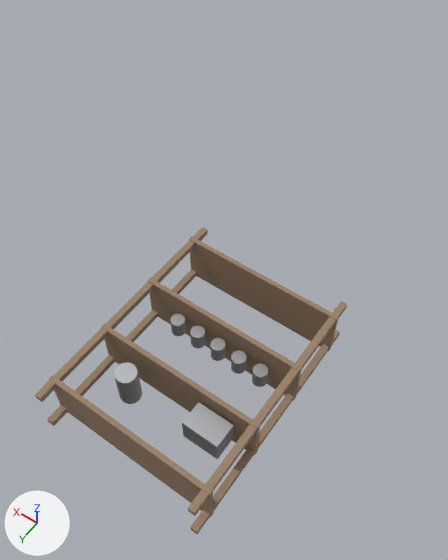
A saved change to the glTF model assets/models/furniture_shelving.glb.
Before and after are seen from a 50 mm lens placed at (-1.44, 2.63, 3.81), pointed at (-0.08, 0.72, 0.81). Every picture has the same lights, and +X, +Y and +Z are marked at lower left. The first picture is the older version. Vertices at exactly the same position are counted once.

Names of what the first picture shows: 'Furniture_Shelving'.
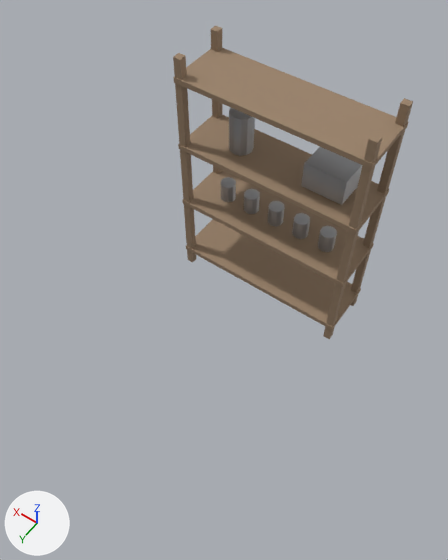
Changed parts and their boxes [x1, y1, x2, y2] in the pictures (448 x 560 px; the box of a moved part takes in the faces that stretch with it):
'Furniture_Shelving', reshaped (23% narrower): before [35, 227, 347, 534]; after [173, 25, 413, 339]
part 1 of me_cube, moved or reshaped: before [190, 330, 340, 534]; after [351, 98, 413, 306]
part 2 of me_cube, moved or reshaped: before [188, 301, 347, 516]; after [323, 134, 382, 339]
part 3 of me_cube, moved or reshaped: before [47, 269, 196, 426]; after [211, 25, 223, 174]
part 4 of me_cube, moved or reshaped: before [35, 227, 208, 402]; after [173, 53, 196, 263]
part 5 of me_cube, moved or reshaped: before [189, 237, 339, 351]; after [186, 219, 361, 330]
part 6 of me_cube, moved or reshaped: before [147, 278, 302, 400]; after [182, 171, 374, 287]
part 7 of me_cube, moved or reshaped: before [101, 323, 260, 455]; after [178, 115, 389, 235]
part 8 of me_cube, moved or reshaped: before [49, 375, 214, 517]; after [173, 48, 408, 169]
part 9 of me_cube, moved or reshaped: before [252, 363, 268, 387]; after [318, 226, 337, 252]
part 10 of me_cube, moved or reshaped: before [231, 350, 246, 374]; after [292, 213, 310, 239]
part 11 of me_cube, moved or reshaped: before [211, 338, 225, 361]; after [268, 201, 285, 227]
part 12 of me_cube, moved or reshaped: before [190, 325, 205, 349]; after [244, 189, 260, 214]
part 13 of me_cube, moved or reshaped: before [170, 314, 186, 336]; after [221, 177, 236, 202]
part 14 of me_cube, moved or reshaped: before [182, 402, 234, 459]; after [301, 147, 363, 205]
part 15 of me_cube, moved or reshaped: before [114, 362, 142, 404]; after [229, 108, 255, 156]

Edits to the bpy script that builds the scene:
```text
Change me_cube:
    used by ob_furniture_shelving; location = (0.0, 0.0, 0.0)
    remove me_cube.from_pydata(...)  # 196 vertices, 332 faces; spans x -0.65..0.65, y 0.0..1.8, z -0.21..0.21
    add me_cube.from_pydata(...)  # 196 vertices, 332 faces; spans x -0.65..0.65, y -0.21..0.21, z 0.0..1.8
    me_cube part 1: the loose piece of 8 vertices spanning x -0.64..-0.6, y 0.0..1.8, z -0.21..-0.16 is scaled about its middle by (1, 0.0278, 36), then moved by (0.0, -1.08, 1.08)
    me_cube part 2: the loose piece of 8 vertices spanning x -0.64..-0.6, y 0.0..1.8, z 0.16..0.21 is scaled about its middle by (1, 0.0278, 36), then moved by (0.0, -0.72, 0.72)
    me_cube part 3: the loose piece of 8 vertices spanning x 0.6..0.64, y 0.0..1.8, z -0.21..-0.16 is scaled about its middle by (1, 0.0278, 36), then moved by (0.0, -1.08, 1.08)
    me_cube part 4: the loose piece of 8 vertices spanning x 0.6..0.64, y 0.0..1.8, z 0.16..0.21 is scaled about its middle by (1, 0.0278, 36), then moved by (0.0, -0.72, 0.72)
    me_cube part 5: the loose piece of 8 vertices spanning x -0.65..0.65, y 0.13..0.17, z -0.21..0.21 is scaled about its middle by (1, 12, 0.0833), then moved by (0.0, -0.15, 0.15)
    me_cube part 6: the loose piece of 8 vertices spanning x -0.65..0.65, y 0.63..0.67, z -0.21..0.21 is scaled about its middle by (1, 12, 0.0833), then moved by (0.0, -0.65, 0.65)
    me_cube part 7: the loose piece of 8 vertices spanning x -0.65..0.65, y 1.13..1.17, z -0.21..0.21 is scaled about its middle by (1, 12, 0.0833), then moved by (0.0, -1.15, 1.15)
    me_cube part 8: the loose piece of 8 vertices spanning x -0.65..0.65, y 1.63..1.67, z -0.21..0.21 is scaled about its middle by (1, 12, 0.0833), then moved by (0.0, -1.65, 1.65)
    me_cube part 9: the loose piece of 20 vertices spanning x -0.45..-0.35, y 0.69..0.8, z -0.07..0.07 is moved by (0.0, -0.74, 0.74)
    me_cube part 10: the loose piece of 20 vertices spanning x -0.27..-0.17, y 0.69..0.8, z -0.07..0.07 is moved by (0.02, -0.74, 0.74)
    me_cube part 11: the loose piece of 20 vertices spanning x -0.09..0.01, y 0.69..0.8, z -0.07..0.07 is moved by (0.04, -0.74, 0.74)
    me_cube part 12: the loose piece of 20 vertices spanning x 0.09..0.19, y 0.69..0.8, z -0.07..0.07 is moved by (0.06, -0.74, 0.74)
    me_cube part 13: the loose piece of 20 vertices spanning x 0.27..0.37, y 0.69..0.8, z -0.07..0.07 is moved by (0.08, -0.74, 0.74)
    me_cube part 14: the loose piece of 8 vertices spanning x -0.49..-0.21, y 1.19..1.37, z -0.1..0.1 is moved by (0.0, -1.28, 1.28)
    me_cube part 15: the loose piece of 24 vertices spanning x 0.22..0.38, y 1.24..1.4, z -0.15..0.15 is moved by (0.0, -1.32, 1.31)
```
